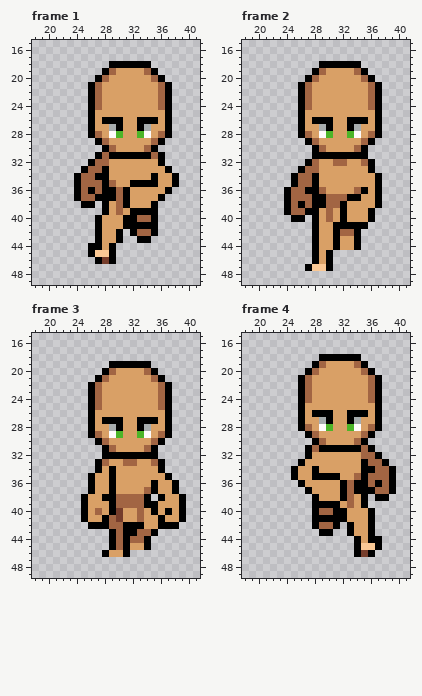
Two versions of one pixel-art file, Pixel Crawler - Free Pack/Entities/Characters/Body_A/Animations/Run_Base/Run_Down.aseprite. The picture above was drawn from the file before the commit.
64x64 pixels, 6 frames. Shown: frame 1: x 18..41, y 15..49; frame 2: x 18..41, y 15..49; frame 3: x 18..41, y 15..49; frame 4: x 18..41, y 15..49. The commit also changed other frames, which this record leaves out.
After the commit:
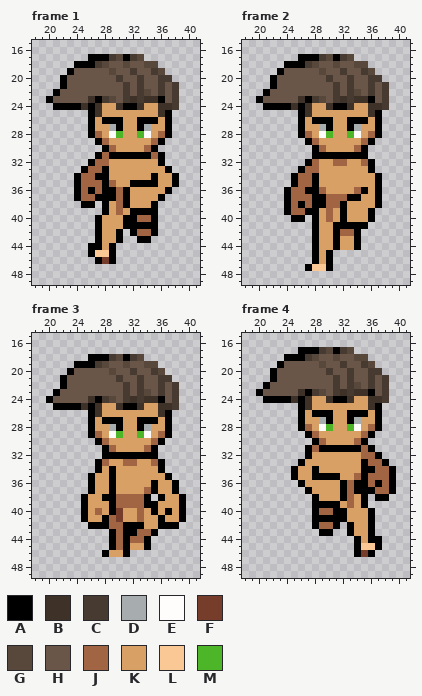
Palette (. is transparent): A #000000  B #3e3127  C #463a31  D #a7acae  E #fffcfc  F #763d2b  G #58483c  H #6a5648  J #a26543  K #d9a066  L #fac895  M #4cb528
Log entry: Clothing&Hair
The exact change:
layer "hair_style_1" added
Frame 1, layer "hair_style_1":
y 17: x 26..33 ........ -> AAACGACG
y 18: x 24..35 .....AAAAAA. -> AAACGHHGHHGG
y 19: x 23..36 .....AJKKKKJA. -> AHHHHHGHHCHHCG
y 20: x 22..37 .....AJKKKKKKJA. -> AHHHHHHHCHHCHHCC
y 21: x 22..38 ....AJKKKKKKKKJA. -> AHHHHHHHHCHCHHCHC
y 22: x 21..38 .....AJKKKKKKKKJA. -> AHHHHHHHHHCHCGHCHC
y 23: x 20..38 ......AJKKKKKKKKJA. -> AHHHHHBACGHCBCBBAHC
y 24: x 21..25 ..... -> AAAAB; x 27 J -> B; x 30..33 KKKK -> BAAB; x 36..38 JA. -> BBC
y 25: x 27 K -> B; x 36 K -> B
Frame 2, layer "hair_style_1": the same change as frame 1
Frame 3, layer "hair_style_1":
y 18: x 26..33 ........ -> AAACGACG
y 19: x 24..35 .....AAAAAA. -> AAACGHHGHHGG
y 20: x 23..36 .....AJKKKKJA. -> AHHHHHGHHCHHCG
y 21: x 22..37 .....AJKKKKKKJA. -> AHHHHHHHCHHCHHCC
y 22: x 22..38 ....AJKKKKKKKKJA. -> AHHHHHHHHCHCHHCHC
y 23: x 21..38 .....AJKKKKKKKKJA. -> AHHHHHHHHHCHCGHCHC
y 24: x 20..38 ......AJKKKKKKKKJA. -> AHHHHHBACGHCBCBBAHC
y 25: x 21..25 ..... -> AAAAB; x 27 J -> B; x 30..33 KKKK -> BAAB; x 36..38 JA. -> BBC
y 26: x 27 K -> B; x 36 K -> B
Frame 4, layer "hair_style_1": the same change as frame 1
